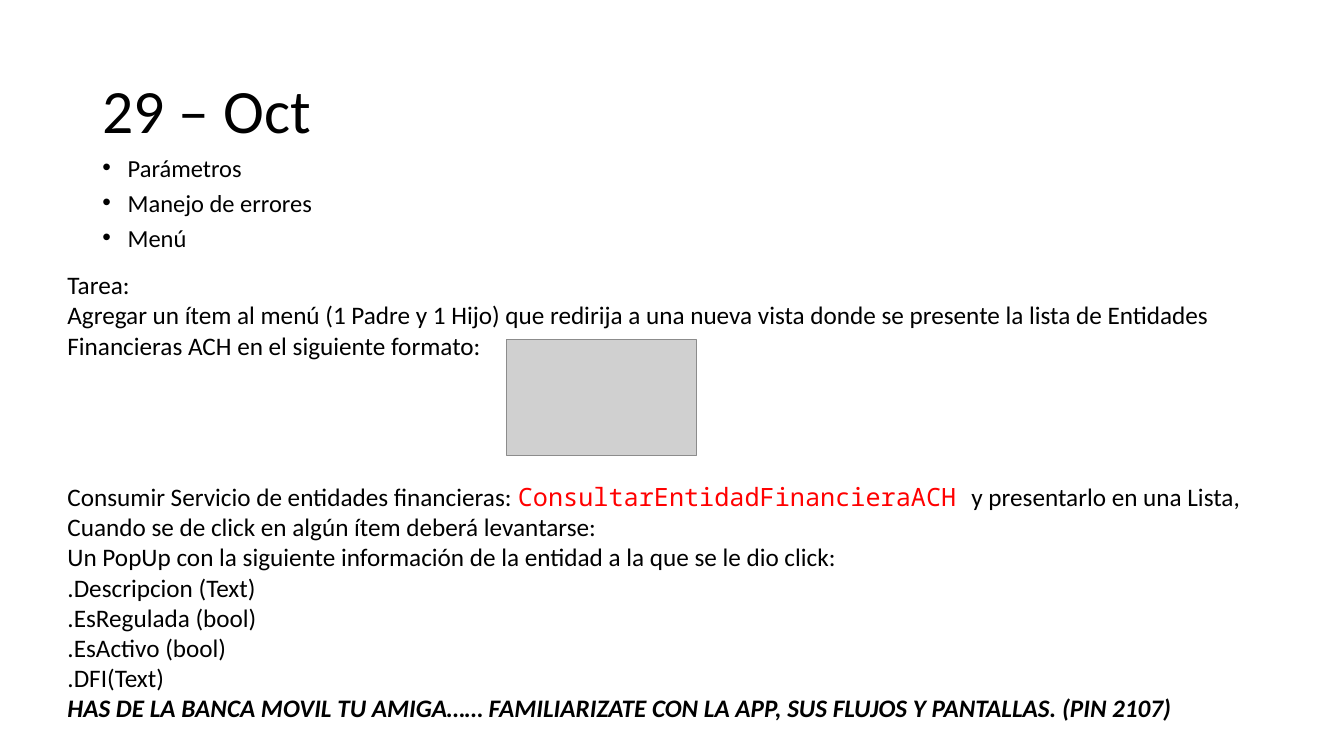
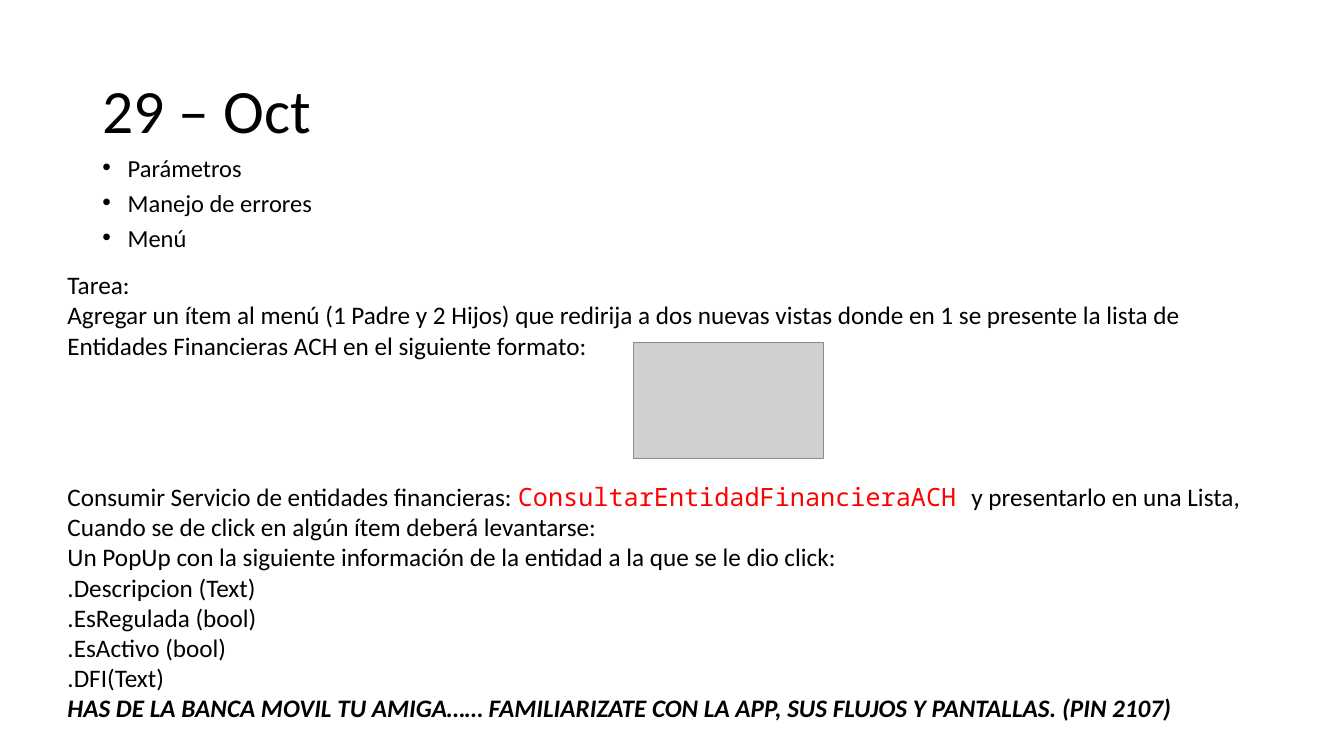
Before and after one commit to pipo151086/CursoMovilApp, a slide deck: slide 4 of PPTs/AgendaIntroBM.pptx. Drawn at 1344x756 pixels with LibreOffice and Linux fonts; fonts in the diff are those of the drawing; grey boxes stand for pictures. Boxes give left, top, right and bottom in pixels: in the first picture for what was removed or moved away, otherwise in the second. Text is boxed around its words. In the diff, an @@ line names an element or a change of style, - is before the commit and + after.

```diff
--- a/PPTs/AgendaIntroBM.pptx
+++ b/PPTs/AgendaIntroBM.pptx
@@ text at [67, 305, 1179, 360]: text changed @@
-Agregar un ítem al menú (1 Padre y 1 Hijo) que redirija a una nueva vista donde se presente la lista de Entidades Financieras ACH en el siguiente formato:
+Agregar un ítem al menú (1 Padre y 2 Hijos) que redirija a dos nuevas vistas donde en 1 se presente la lista de Entidades Financieras ACH en el siguiente formato:
@@ picture: place and size @@
-picture at [507, 340, 697, 456]
+picture at [634, 343, 824, 459]
```
Also in this commit, not shown: 19 other files.
